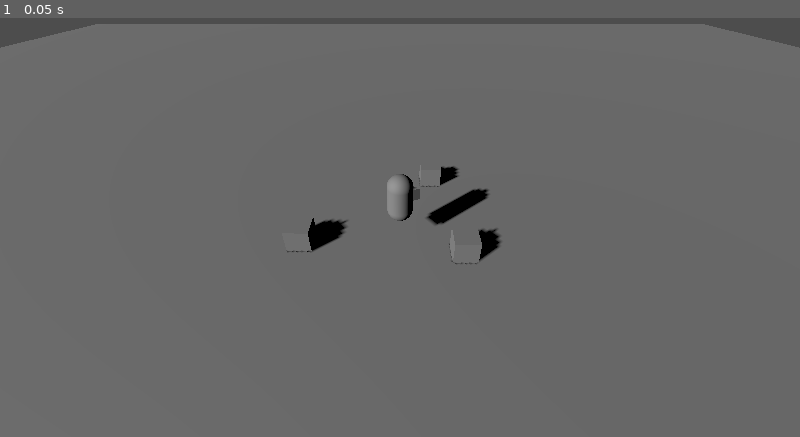
Above: before the commit, frame 1.
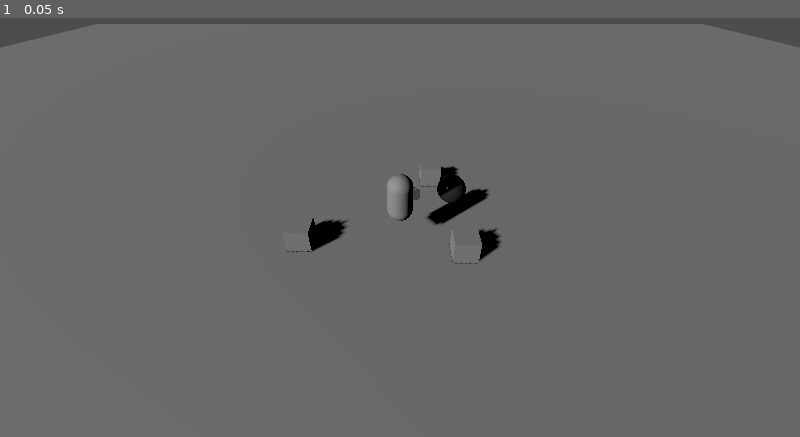
Above: after the commit, the same moment.

Repository: ShroomySquid/GlobalGameJam2025
Game: Godot game, scene res://Scenes/CoreScenes/Characters/SolomarTestScene.tscn
Same seed, same stepped clock (60 frames per second), same inputs: the game is played once before the commit and once after it. This scene is started directly instead of the project's main scene.
Inputs:
- Up to frame 1 (0.05 s): no input

The runs differ from the first frame. In frame 1, 0.2% of the frame differs, in the area x 54-59%, y 37-45%.

Commit message:
Shader stuff

Diff:
--- a/Scenes/CoreScenes/Characters/PlayerCharacter.tscn
+++ b/Scenes/CoreScenes/Characters/PlayerCharacter.tscn
@@ -1,12 +1,16 @@
-[gd_scene load_steps=5 format=3 uid="uid://cy7vpsr253j7a"]
+[gd_scene load_steps=7 format=3 uid="uid://cy7vpsr253j7a"]
 
 [ext_resource type="Script" path="res://Scenes/CoreScenes/Characters/PlayerCharacter.gd" id="1_jj4dk"]
+[ext_resource type="Material" uid="uid://b6dfao5kqnm3l" path="res://Shaders/ShaderMaterials/BubbleMaterial01.tres" id="2_4fwfy"]
 
 [sub_resource type="CapsuleMesh" id="CapsuleMesh_a2uyt"]
 
 [sub_resource type="PrismMesh" id="PrismMesh_vw4wj"]
 
 [sub_resource type="CapsuleShape3D" id="CapsuleShape3D_rkeh8"]
+
+[sub_resource type="SphereMesh" id="SphereMesh_1xr3o"]
+material = ExtResource("2_4fwfy")
 
 [node name="PlayerCharacter" type="CharacterBody3D"]
 input_ray_pickable = false
@@ -19,10 +23,14 @@
 [node name="CharacterMesh" type="MeshInstance3D" parent="."]
 mesh = SubResource("CapsuleMesh_a2uyt")
 
-[node name="Nose" type="MeshInstance3D" parent="CharacterMesh"]
+[node name="BackIndicator" type="MeshInstance3D" parent="CharacterMesh"]
 transform = Transform3D(-2.18557e-08, 0.5, -2.18557e-08, 0, -2.18557e-08, -0.5, -0.5, -2.18557e-08, 9.55343e-16, 0.5, 0.2, 0)
 mesh = SubResource("PrismMesh_vw4wj")
 skeleton = NodePath("../..")
 
 [node name="CollisionShape3D" type="CollisionShape3D" parent="."]
 shape = SubResource("CapsuleShape3D_rkeh8")
+
+[node name="MeshInstance3D" type="MeshInstance3D" parent="."]
+transform = Transform3D(1, 0, 0, 0, 1, 0, 0, 0, 1, 1.92266, 0.433251, 0)
+mesh = SubResource("SphereMesh_1xr3o")
--- /dev/null
+++ b/Shaders/Bubble.gdshader
@@ -0,0 +1,51 @@
+// Available at: https://godotshaders.com/shader/distortion-bubble/
+shader_type spatial;
+
+// fragment uniforms
+uniform float distortionView : hint_range(0.0, 0.3, 0.005) = 0.03;
+uniform float speedView : hint_range(0.0, 1.0, 0.005) = 0.5;
+uniform sampler2D noiseViewX;
+uniform sampler2D noiseViewY;
+uniform sampler2D screenTexture : hint_screen_texture;
+uniform vec3 tintColor : source_color;
+uniform float fesnelAmount : hint_range(0.0, 5.0, 0.1);
+uniform float pulse_frequency : hint_range(0.1, 10.0) = 2.0;
+
+// vertex uniforms
+uniform float distortionVertex : hint_range(0.0, 0.3, 0.005) = 0.03;
+uniform float speedVertex : hint_range(0.0, 1.0, 0.005) = 0.1;
+uniform sampler2D noiseVertex;
+
+uniform float shield_power : hint_range(0.0, 1.0) = 0.8;
+
+float fresnel(float amount, vec3 normal, vec3 view)
+{
+	return pow((1.0 - clamp(dot(normalize(normal), normalize(view)), 0.0, 1.0 )), amount);
+}
+
+void vertex()
+{
+	float noiseVal = (texture(noiseVertex, UV + (TIME * speedVertex)).r * 2.0) - 1.0; // Range: -1.0 to 1.0
+	vec3 displacement = NORMAL * noiseVal * distortionVertex;
+	VERTEX = VERTEX + displacement;
+}
+
+void fragment()
+{
+	float noiseValueX  = (texture(noiseViewX, UV + (TIME * speedView)).r * 2.0) - 1.0; // Range: -1.0 to 1.0
+	float noiseValueY  = (texture(noiseViewY, UV + (TIME * speedView)).r * 2.0) - 1.0; // Range: -1.0 to 1.0
+	vec2 noiseDistort = vec2(noiseValueX, noiseValueY) * distortionView;
+	vec3 distortedScreenTexture = vec3(texture(screenTexture, SCREEN_UV + noiseDistort).rgb);
+	vec3 fesnelTint = (tintColor * fresnel(fesnelAmount, NORMAL, VIEW));
+	vec3 finalColor = distortedScreenTexture + fesnelTint;
+	ALBEDO = distortedScreenTexture + fesnelTint;
+	// material properties
+	float pulse = (sin(TIME * pulse_frequency) + 1.0) * 0.5;
+	float shield_intensity = mix(shield_power, 1.0, fresnel(fesnelAmount, NORMAL, VIEW));
+    shield_intensity *= mix(0.8, 1.2, noiseValueX);
+    shield_intensity *= mix(0.9, 1.1, pulse);
+    //EMISSION = finalColor.rgb * shield_intensity * 2.0;
+    ALPHA = clamp(shield_intensity * 1.5, 0.0, 1.0);
+    ROUGHNESS = 0.1;
+    METALLIC = 0.8;
+}
--- /dev/null
+++ b/Shaders/Bubble02.gdshader
@@ -0,0 +1,60 @@
+shader_type spatial;
+
+uniform vec4 base_color : source_color = vec4(0.0, 0.5, 1.0, 1.0);
+uniform vec4 pulse_color : source_color = vec4(0.5, 0.7, 1.0, 1.0);
+uniform float speed : hint_range(0.001, 5.0) = 1.0;
+uniform float scale : hint_range(0.1, 10.0) = 1.0;
+uniform float distortion : hint_range(0.1, 5.0) = 1.0;
+uniform float shield_power : hint_range(0.0, 1.0) = 0.8;
+uniform float rim_power : hint_range(0.0, 5.0) = 2.0;
+uniform float pulse_frequency : hint_range(0.1, 10.0) = 2.0;
+
+float noise(vec3 p) {
+    return fract(sin(dot(p, vec3(12.9898, 78.233, 45.5432))) * 43758.5453);
+}
+
+float fbm(vec3 p) {
+    float value = 1.0;
+    float amplitude = 0.15;
+    float frequency = 0.05;
+    for (int i = 0; i < 5; i++) {
+        value += amplitude * noise(p * frequency);
+        amplitude *= 0.5;
+        frequency *= 2.0;
+    }
+    return value;
+}
+
+void fragment() {
+    vec3 view_dir = normalize(VIEW);
+    vec3 normal = normalize(NORMAL);
+
+    // Fresnel effect for shield rim
+    float fresnel = pow(1.0 - dot(normal, view_dir), rim_power);
+
+    // Noise-based distortion
+    vec3 noise_pos = VERTEX * scale + vec3(0.0, 0.0, TIME * speed);
+    float noise_val = fbm(noise_pos);
+
+    // Pulsating effect
+    float pulse = (sin(TIME * pulse_frequency) + 1.0) * 0.5;
+
+    // Combine effects
+    float shield_intensity = mix(shield_power, 1.0, fresnel);
+    shield_intensity *= mix(0.8, 1.2, noise_val);
+    shield_intensity *= mix(0.9, 1.1, pulse);
+
+    // Color mixing
+    vec4 final_color = mix(base_color, pulse_color, pulse * 0.5);
+    final_color.rgb *= shield_intensity;
+
+    // material properties
+    ALBEDO = final_color.rgb;
+    EMISSION = final_color.rgb * shield_intensity * 2.0;
+    ALPHA = clamp(shield_intensity * 1.5, 0.0, 1.0);
+    ROUGHNESS = 0.1;
+    METALLIC = 0.8;
+
+    vec3 normal_distortion = vec3(noise_val, noise_val, 1.0) * 0.1;
+    NORMAL_MAP = normalize(mix(NORMAL, normal_distortion, 0.5));
+}
--- /dev/null
+++ b/Shaders/ShaderMaterials/BubbleMaterial01.tres
@@ -0,0 +1,7 @@
+[gd_resource type="ShaderMaterial" load_steps=2 format=3 uid="uid://b6dfao5kqnm3l"]
+
+[ext_resource type="Shader" path="res://Shaders/Bubble.gdshader" id="1_8ytq3"]
+
+[resource]
+render_priority = 0
+shader = ExtResource("1_8ytq3")
--- /dev/null
+++ b/Shaders/ShaderMaterials/BubbleMaterial02.tres
@@ -0,0 +1,15 @@
+[gd_resource type="ShaderMaterial" load_steps=2 format=3 uid="uid://dbua2rmunv8fi"]
+
+[ext_resource type="Shader" path="res://Shaders/Bubble02.gdshader" id="1_sa8yf"]
+
+[resource]
+render_priority = 0
+shader = ExtResource("1_sa8yf")
+shader_parameter/base_color = Color(0.435294, 0.72549, 0.862745, 1)
+shader_parameter/pulse_color = Color(0.466667, 0.701961, 1, 1)
+shader_parameter/speed = 0.01
+shader_parameter/scale = 1.0
+shader_parameter/distortion = 0.1
+shader_parameter/shield_power = 0.1
+shader_parameter/rim_power = 1.25
+shader_parameter/pulse_frequency = 1.0
